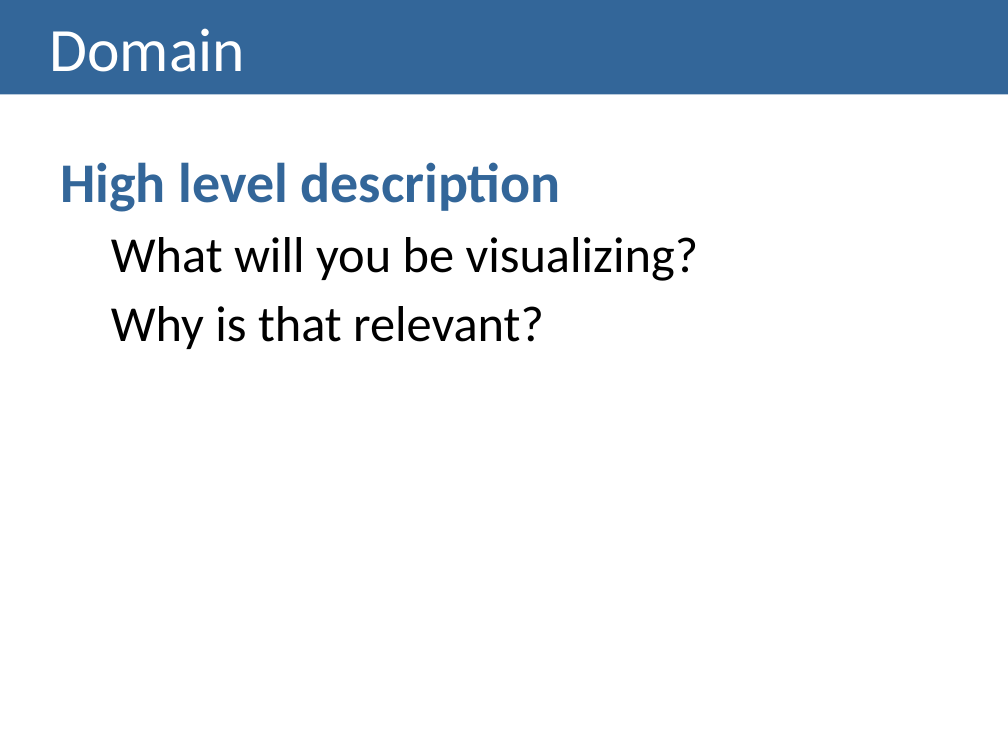
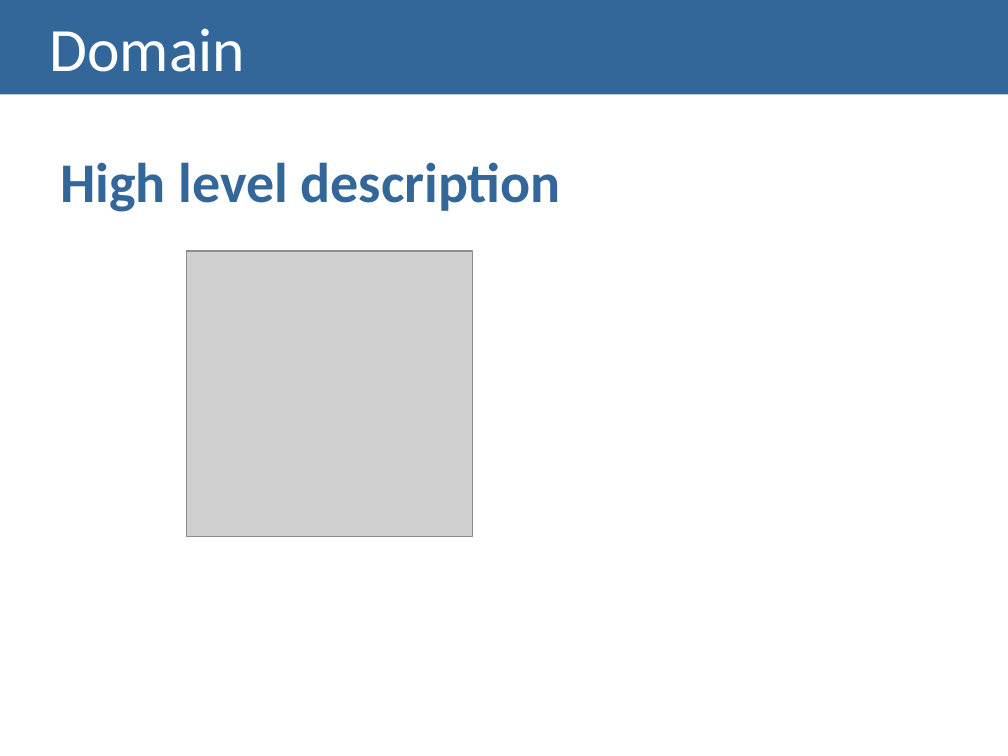
Before and after one commit to carboned4/V_I_2015_1, a slide deck: slide 3 of Lab03-PresentationTemplate.pptx. Drawn at 1008x756 pixels with LibreOffice and Linux fonts; fonts in the diff are those of the drawing; grey boxes stand for pictures. Boxes give left, top, right and bottom in pixels: in the first picture for what was removed or moved away, otherwise in the second. Text is boxed around its words. In the diff, an @@ line names an element or a change of style, - is before the commit and + after.

```diff
--- a/Lab03-PresentationTemplate.pptx
+++ b/Lab03-PresentationTemplate.pptx
@@ text at (111, 237, 699, 349): paragraphs removed @@
-  What will you be visualizing?
-  Why is that relevant?
@@ picture added at (186, 251, 472, 536) @@
```
Also in this commit, not shown: 1 other slide changed, 3 slides added, 2 other files.
